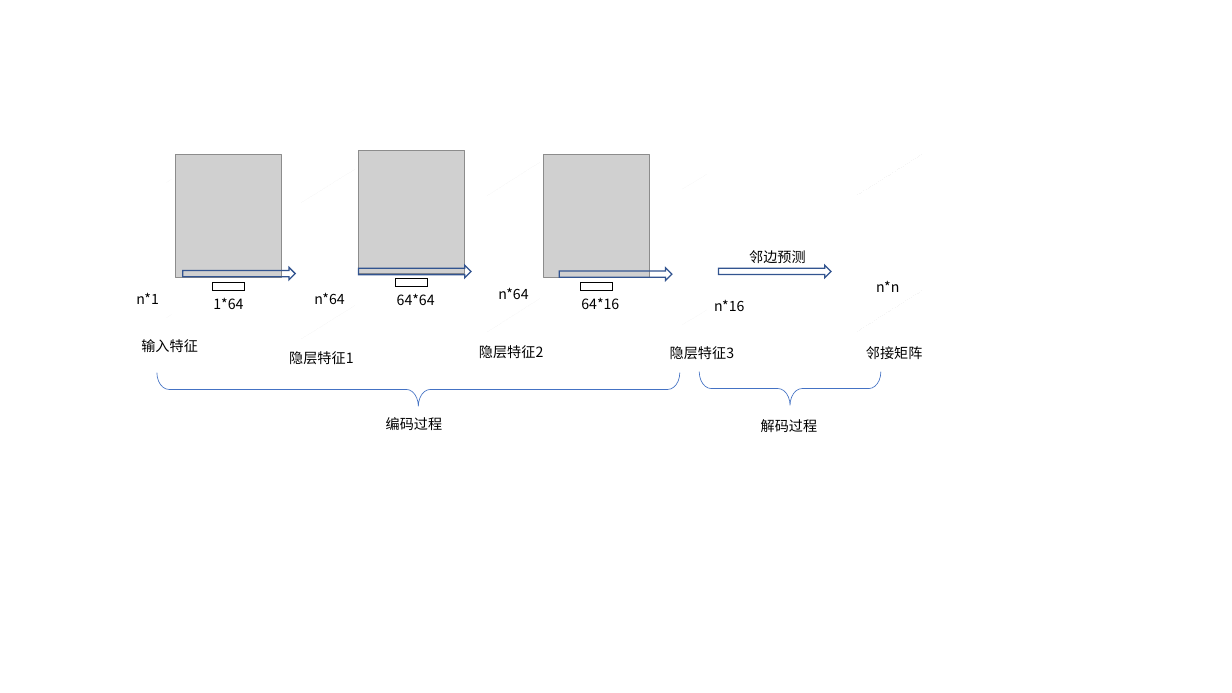
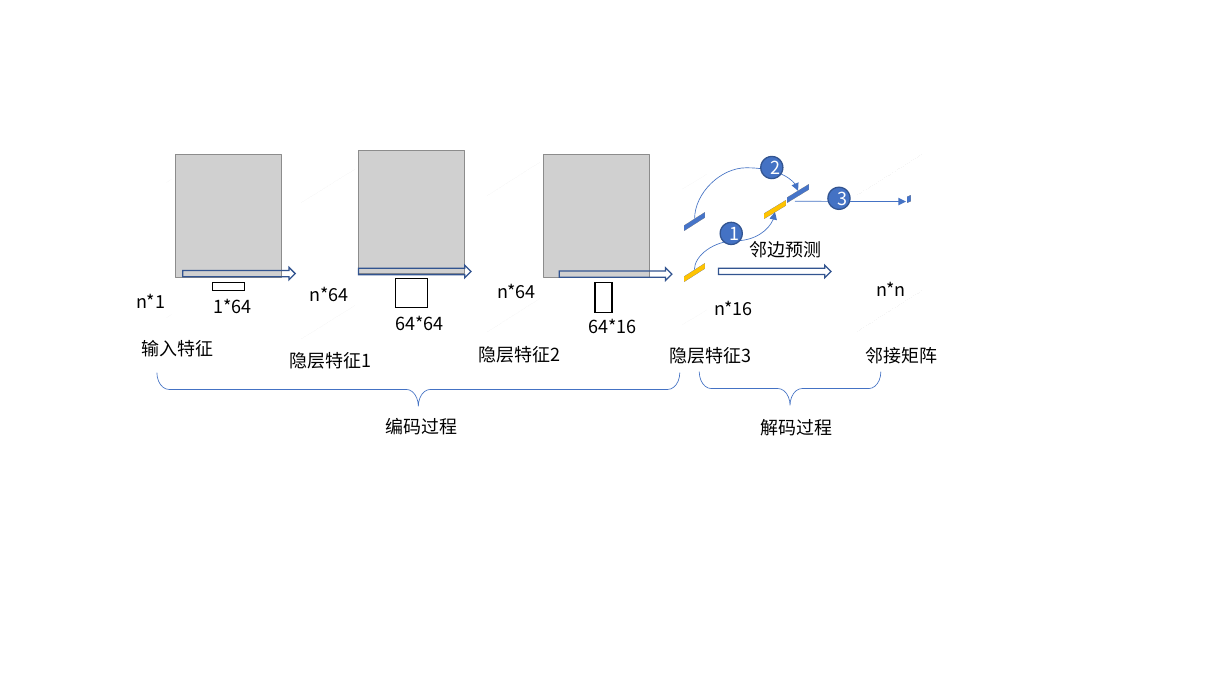
Before and after one commit to hakaorson/file, a slide deck: slide 11 of MineThesis new struct/other/流程图.pptx. Drawn at 1232x693 pixels with LibreOffice and Linux fonts; fonts in the diff are those of the drawing; grey boxes stand for pictures. Boxes give left, top, right and bottom in pixels: in the first picture for what was removed or moved away, otherwise in the second. Text is boxed around its words. In the diff, an @@ line names an element or a change of style, - is before the commit and + after.

```diff
--- a/MineThesis new struct/other/流程图.pptx
+++ b/MineThesis new struct/other/流程图.pptx
@@ curved arrow added from (695, 219) to (799, 191), #4472C4 0.5 pt @@
@@ ellipse added at [761,156,783,178], fill #4472C4, outline #325491 1 pt, 14 pt, text #FFFFFF @@
+2
@@ rectangle added at [751,206,798,212], fill #FFC000, outline #BD8E00 1 pt @@
@@ rectangle added at [775,191,821,197], fill #4472C4, outline #325491 1 pt @@
@@ curved arrow added from (795, 201) to (907, 201), #4472C4 0.5 pt @@
@@ ellipse added at [828,188,850,210], fill #4472C4, outline #325491 1 pt, 14 pt, text #FFFFFF @@
+3
@@ rectangle added at [907,196,912,202], fill #4472C4, outline #325491 1 pt @@
@@ rectangle added at [672,219,718,225], fill #4472C4, outline #325491 1 pt @@
@@ curved arrow added from (694, 270) to (775, 212), #4472C4 0.5 pt @@
@@ ellipse added at [720,223,742,245], fill #4472C4, outline #325491 1 pt, 14 pt, text #FFFFFF @@
+1
@@ text "邻边预测": place and size @@
-text "邻边预测" at [749,250,806,263]
+text "邻边预测" at [750,238,822,258]
@@ rectangle: place and size @@
-rectangle at [396,278,428,287]
+rectangle at [396,278,428,307]
@@ rectangle: place and size @@
-rectangle at [580,283,613,291]
+rectangle at [595,283,612,312]
@@ rectangle added at [671,270,717,275], fill #FFC000, outline #BD8E00 1 pt @@
@@ text "64*64": place and size @@
-text "64*64" at [397,293,435,305]
+text "64*64" at [395,315,443,331]
@@ size 11 to 14 pt in 16 elements at [866,347,938,364], [136,293,165,308], [714,300,753,316], [213,298,251,314], [876,281,906,296], [497,283,536,299], [750,238,822,258], [310,286,349,302], [479,346,561,363], [670,347,752,364], [289,352,371,369], [386,418,458,435], [395,315,443,331], [141,340,213,357], [761,419,833,436], [588,318,636,334] @@
@@ text "64*16": place and size @@
-text "64*16" at [581,298,619,309]
+text "64*16" at [588,318,636,334]
```
Also in this commit, not shown: 1 other slide changed, 3 slides added, 17 other files.
